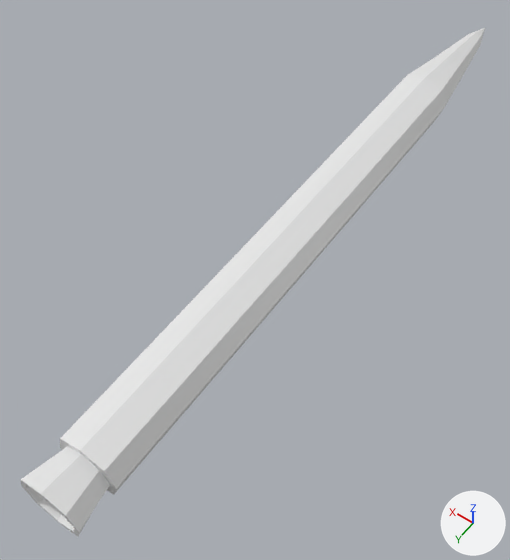
Renders of the FBX model Flyplane/Flyplane/assets/TU-101/SHAAM-200.fbx from each side of a commit.
The view is the same before and after, from a 50 mm lens placed at (-2.78, 4.72, 6.15), pointed at (0.27, 0.44, -0.57). The axes (+X, +Y, +Z) are drawn at lower right. The lights are the same throughout. Where no turn or scale is listed for an object, it has been applied to the vertices.

Names of what the first picture shows: 'Missile'.
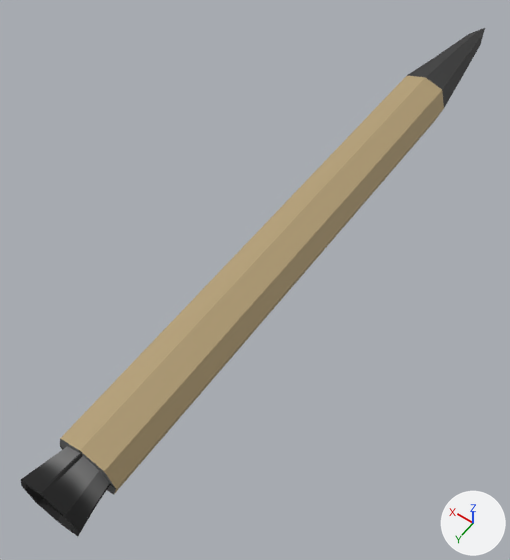
What the commit changed:
Picture 'SHAAM-200_TEX.png' (img_shaam_200_tex_png) is new.
Material 'Material.001' (mat_material_001) is new.
Its texture is img_shaam_200_tex_png (with its transparency).
Its roughness is 0.69.
me_airframe_002 has 59 vertices, 72 faces and spans x -0.36..0.36, y -5.23..3.93, z -0.35..0.35.
me_airframe_002 now uses material mat_material_001 (picture img_shaam_200_tex_png).

Location of each change, (x1, y1, x2, y2) in pixels of the pictures (510 x 560 px):
'Missile', recoloured (white to beige): (21, 28, 485, 536) in both
